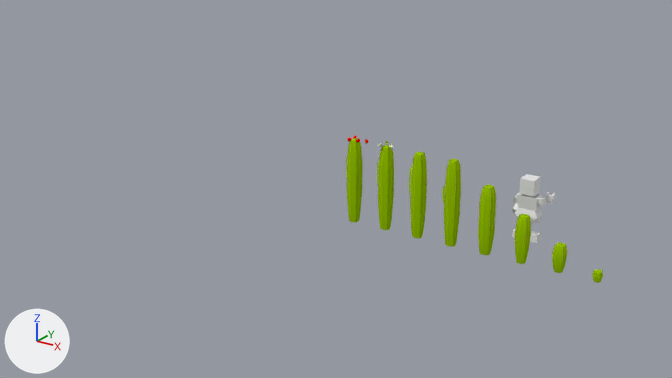
The Blender file crops/bricks/desertBricks.blend, before and after one commit.
The view is the same before and after, from the file's camera 'Camera'. Every picture has the same lights, and +X, +Y and +Z are marked at lower left. Objects named as collision shapes, trigger or cutter boxes, shadow casters or lower levels of detail are left out.

Names of what the first picture shows: 'player_base_Mesh.042', 'stem.000', 'stem.001', 'stem.002', 'stem.003', 'stem.006', 'stem.007', 'stem.013', 'stem.021', 'stem.022', 'stem.029', 'stem.030'.
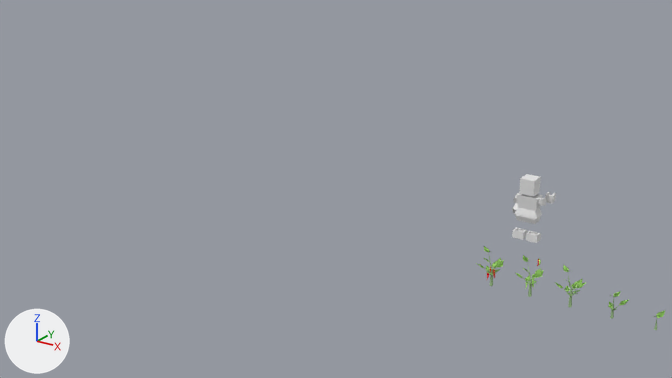
Where the newer file only moved an object's origin or applied its transform, the numbers keep the older frame.

Pixel boxes (x1, y1, x2, y2) of what changed, in the pictures (672 x 378 px):
'stem.006', hidden: before (444, 158, 461, 247)
'stem.022', hidden: before (410, 151, 427, 238)
'stem.007', hidden: before (378, 145, 394, 230)
'stem.030', hidden: before (347, 139, 363, 222)
'stem.002', hidden: before (478, 184, 496, 255)
'stem.001', hidden: before (514, 213, 531, 264)
'stem.000', hidden: before (552, 242, 567, 273)
'stem.032', shown: after (476, 246, 504, 286)
'stem.014', shown: after (556, 264, 586, 308)
'stem.031', shown: after (516, 255, 543, 297)
'stem.016', shown: after (608, 291, 629, 319)
'stem.003', hidden: before (592, 269, 603, 283)
'stem.015', shown: after (654, 311, 665, 330)
'stem.012', deleted: before (377, 160, 379, 185)
'stem.017', deleted: before (389, 144, 393, 149)
'stem.013', deleted: before (378, 142, 383, 147)

What changed in the scene script:
```text
Change me_cube_426:
    remove me_cube_426.from_pydata(...)  # 209 vertices, 96 faces; spans x -0.62..0.62, y -0.62..0.62, z 0.0..7.06
    add me_cube_426.from_pydata(...)  # 796 vertices, 422 faces; spans x -1.51..0.7, y -0.62..1.46, z 0.0..7.3
    me_cube_426 part 1: the surface is now shaded flat
    add me_cube_426.materials.append(mat_appletreewhite)  # white #ffffff
    add me_cube_426.materials.append(mat_appletreeyellow)  # yellow #ffff00
Change ob_stem_067:
    remove ob_stem_067.hide_set(True)  # its collection is switched off
Change ob_stem_066:
    remove ob_stem_066.hide_set(True)  # its collection is switched off
Change ob_stem_032:
    remove ob_stem_032.hide_set(True)  # its collection is switched off
Change ob_stem_031:
    remove ob_stem_031.hide_set(True)  # its collection is switched off
Change ob_stem_016:
    remove ob_stem_016.hide_set(True)  # its collection is switched off
Change ob_stem_015:
    remove ob_stem_015.hide_set(True)  # its collection is switched off
Change ob_stem_014:
    remove ob_stem_014.hide_set(True)  # its collection is switched off
Change ob_stem_033:
    add ob_stem_033.hide_set(True)  # its collection is switched off
Change ob_stem_030:
    add ob_stem_030.hide_render = True
Remove ob_stem_029:
    ob_stem_029 = bpy.data.objects.new('stem.029', me_cube_004)
Remove ob_stem_028:
    ob_stem_028 = bpy.data.objects.new('stem.028', me_saguaroflower_003)
Remove ob_stem_027:
    ob_stem_027 = bpy.data.objects.new('stem.027', me_saguaroflower_003)
Remove ob_stem_026:
    ob_stem_026 = bpy.data.objects.new('stem.026', me_saguaroflower_003)
Change ob_stem_022:
    add ob_stem_022.hide_set(True)  # its collection is switched off
Remove ob_stem_021:
    ob_stem_021 = bpy.data.objects.new('stem.021', me_cube_001)
Remove ob_stem_018:
    ob_stem_018 = bpy.data.objects.new('stem.018', me_saguaroflower)
Remove ob_stem_017:
    ob_stem_017 = bpy.data.objects.new('stem.017', me_saguaroflower)
Remove ob_stem_013:
    ob_stem_013 = bpy.data.objects.new('stem.013', me_saguaroflower)
Remove ob_stem_012:
    ob_stem_012 = bpy.data.objects.new('stem.012', me_cube_428)
Change ob_stem_007:
    add ob_stem_007.hide_set(True)  # its collection is switched off
Change ob_stem_006:
    add ob_stem_006.hide_set(True)  # its collection is switched off
Remove ob_stem_005:
    ob_stem_005 = bpy.data.objects.new('stem.005', me_cube_423)
Change ob_stem_002:
    add ob_stem_002.hide_set(True)  # its collection is switched off
Change ob_stem_001:
    add ob_stem_001.hide_set(True)  # its collection is switched off
Change ob_stem_000:
    add ob_stem_000.hide_set(True)  # its collection is switched off
Change ob_stem_003:
    add ob_stem_003.hide_set(True)  # its collection is switched off
```
